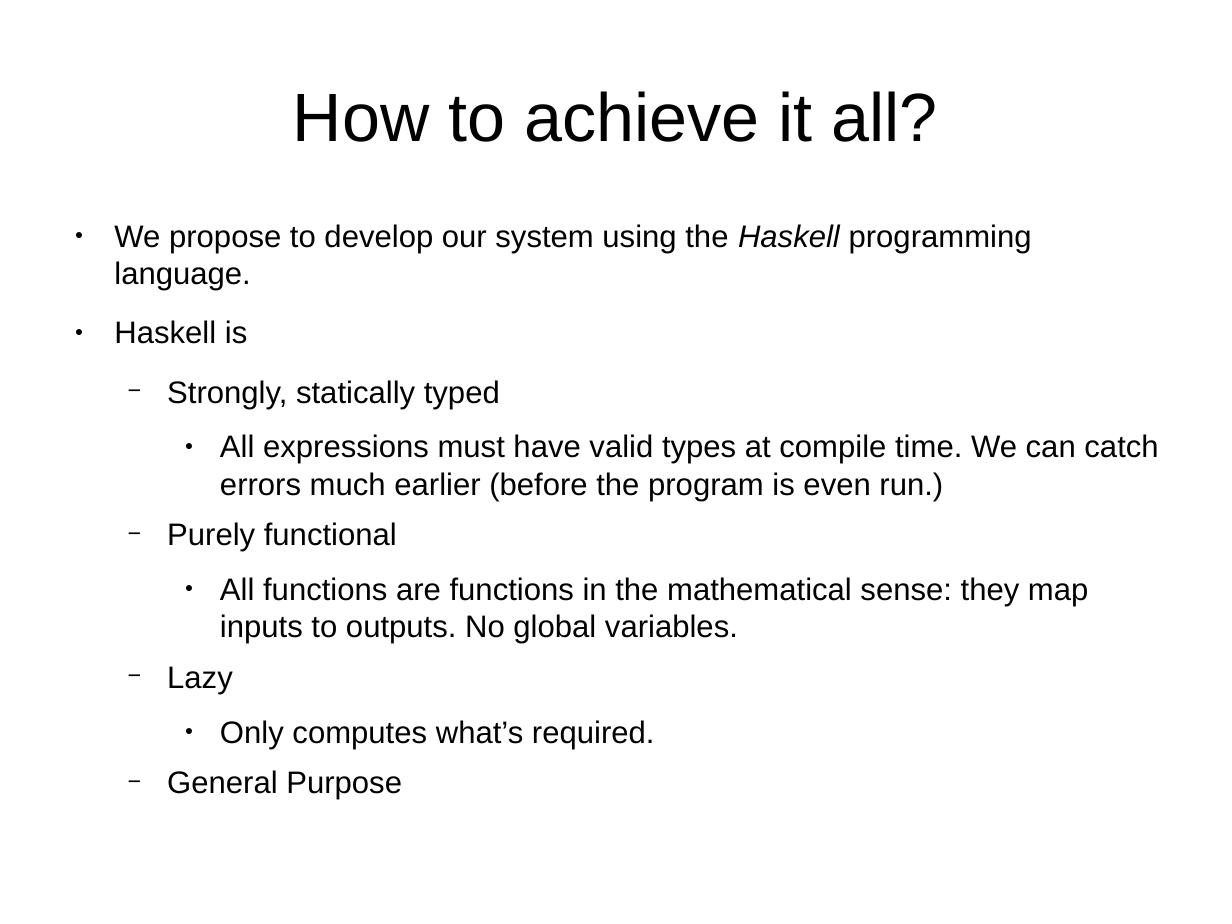
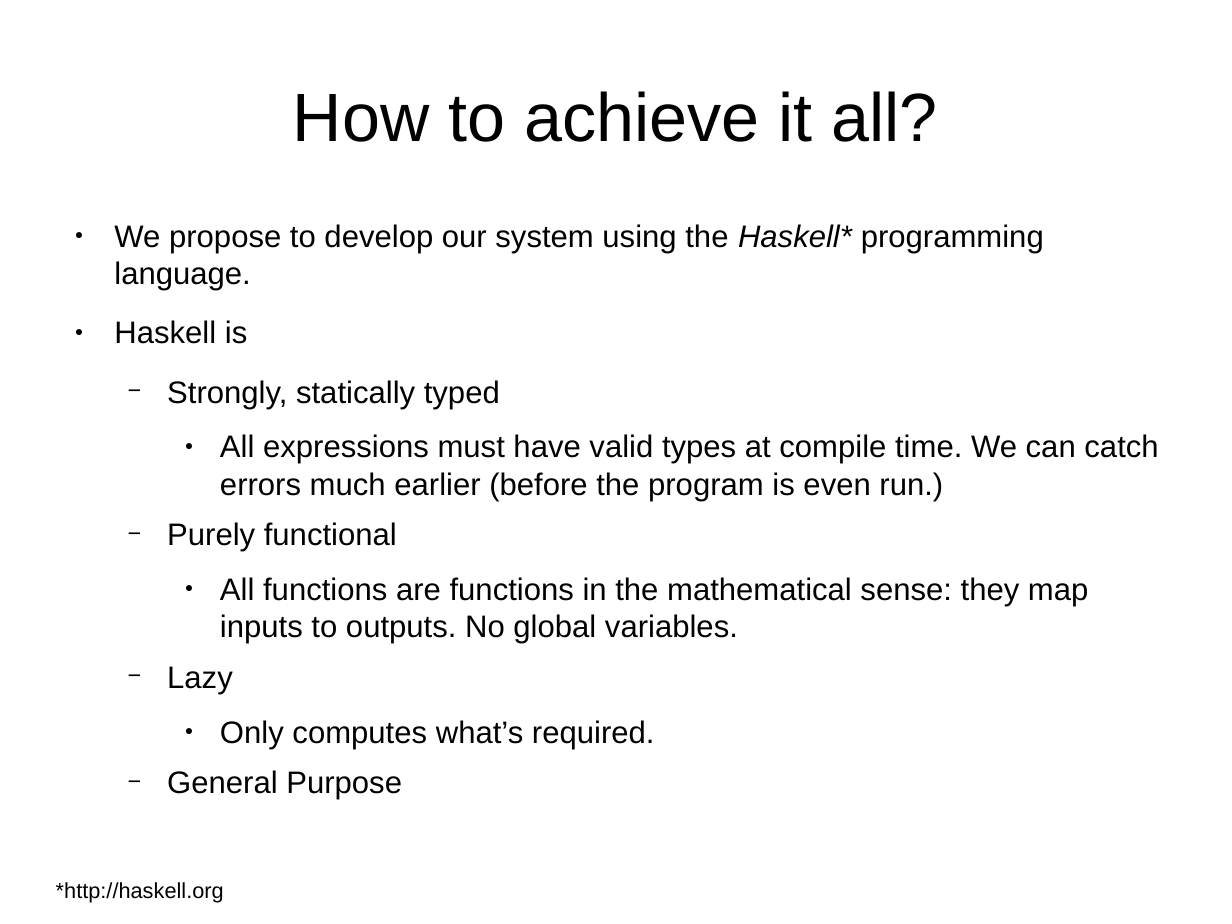
Before and after one commit to bstamour/SLHS, a slide deck: slide 29 of docs/proposal-from-bob.odp. Drawn at 1232x924 pixels with LibreOffice and Linux fonts; fonts in the diff are those of the drawing. Boxes give left, top, right and bottom in pixels: in the first picture for what was removed or moved away, otherwise in the second. Text is boxed around its words. In the diff, an @@ line names an element or a change of style, - is before the commit and + after.

```diff
--- a/docs/proposal-from-bob.odp
+++ b/docs/proposal-from-bob.odp
@@ text at box(114, 224, 1044, 290): text changed @@
-● We propose to develop our system using the Haskell programming language.
+● We propose to develop our system using the Haskell* programming language.
@@ text added at box(56, 882, 224, 903), 14 pt, text #000000 @@
+*http://haskell.org
```
Also in this commit, not shown: 10 other slides changed, 4 slides added, 1 slide removed.
